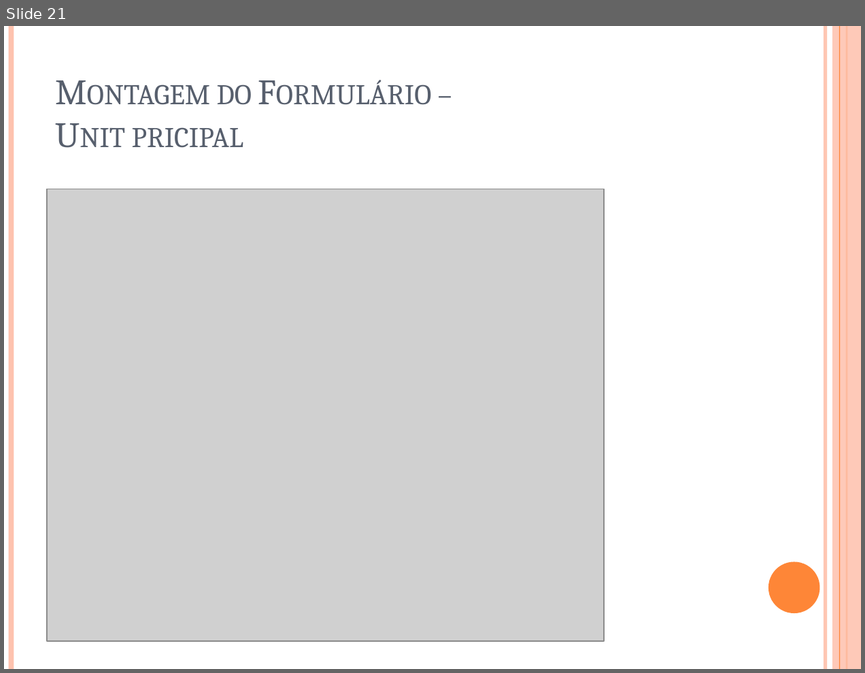
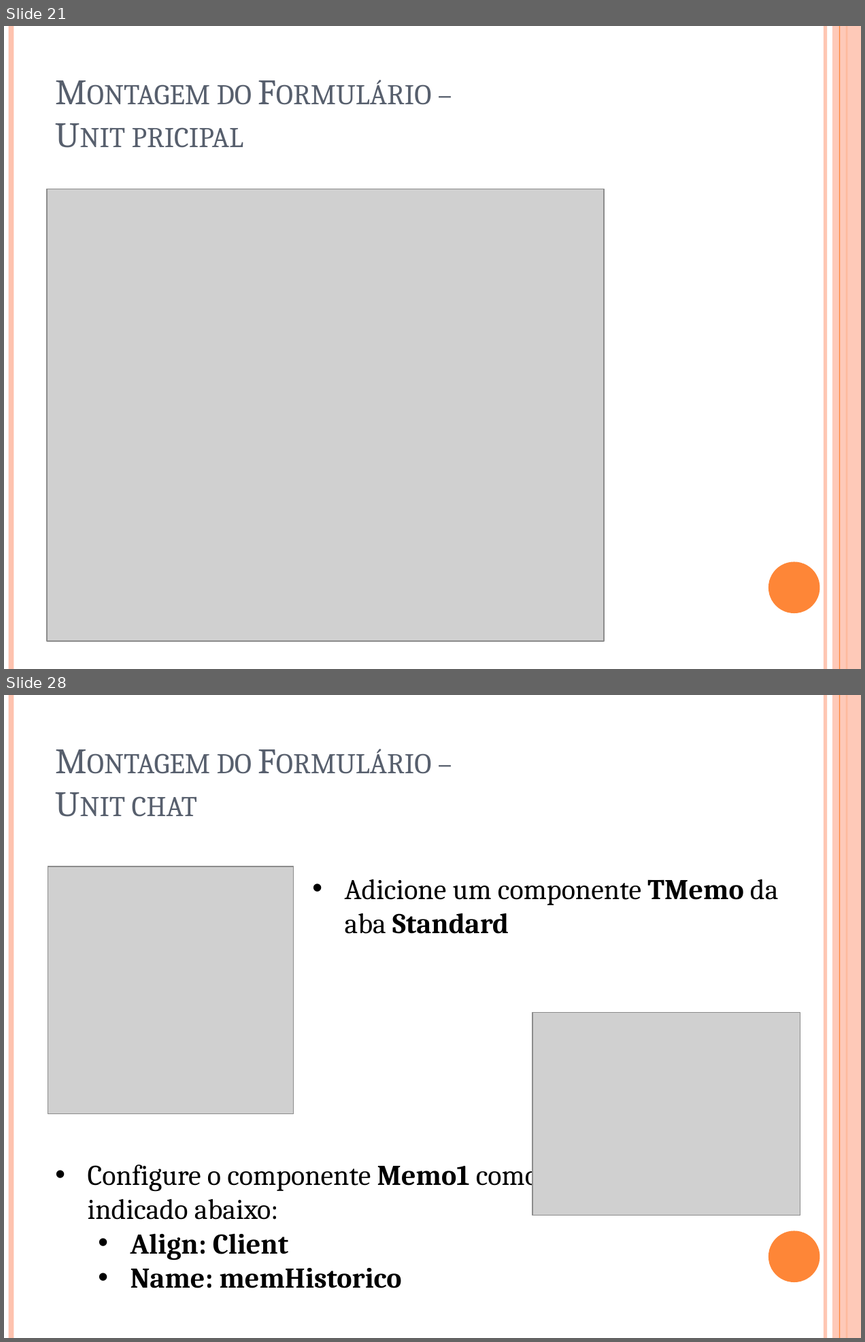
Before and after one commit to igorscandido/Conexao-Bluetooth-usando-Delphi, a slide deck: Stuff/Conexão Bluetooth usando Delphi.pptx. Shown one above the other, each under a label of ours: slide 21 before the commit, slides 21 and 28 after it; the slides between them are not shown. The pictures are 865x673 and 865x1342 pixels, drawn with LibreOffice and Linux fonts; fonts in the diff are those of the drawing; grey boxes stand for pictures. Boxes give left, top, right and bottom in pixels: in the first picture for what was removed or moved away, otherwise in the second. Text is boxed around its words. In the diff, an @@ line names an element or a change of style, - is before the commit and + after.

Commit message:
New Form Chat with Design done and PDF Edited

```diff
--- a/Stuff/Conexão Bluetooth usando Delphi.pptx
+++ b/Stuff/Conexão Bluetooth usando Delphi.pptx
@@ slide 28 added at [4,695,861,1338], background #FFFFFF; not listed: 6 template elements that a slide beside it also shows @@
@@ title added at [132,753,252,817], 30 pt, text #575F6D, small capitals @@
+Montagem do Formulário –
+Unit chat
@@ picture added at [48,866,293,1114] @@
@@ text added at [345,879,779,934], 24 pt, text #000000 @@
+• Adicione um componente TMemo da aba Standard
@@ picture added at [532,1012,800,1215] @@
@@ text added at [88,1158,538,1288], 24 pt, text #000000 @@
+• Configure o componente Memo1 como indicado abaixo:
+  • Align: Client
+  • Name: memHistorico
```
Also in this commit, not shown: 1 slide changed, 15 other slides added, 32 other files.
